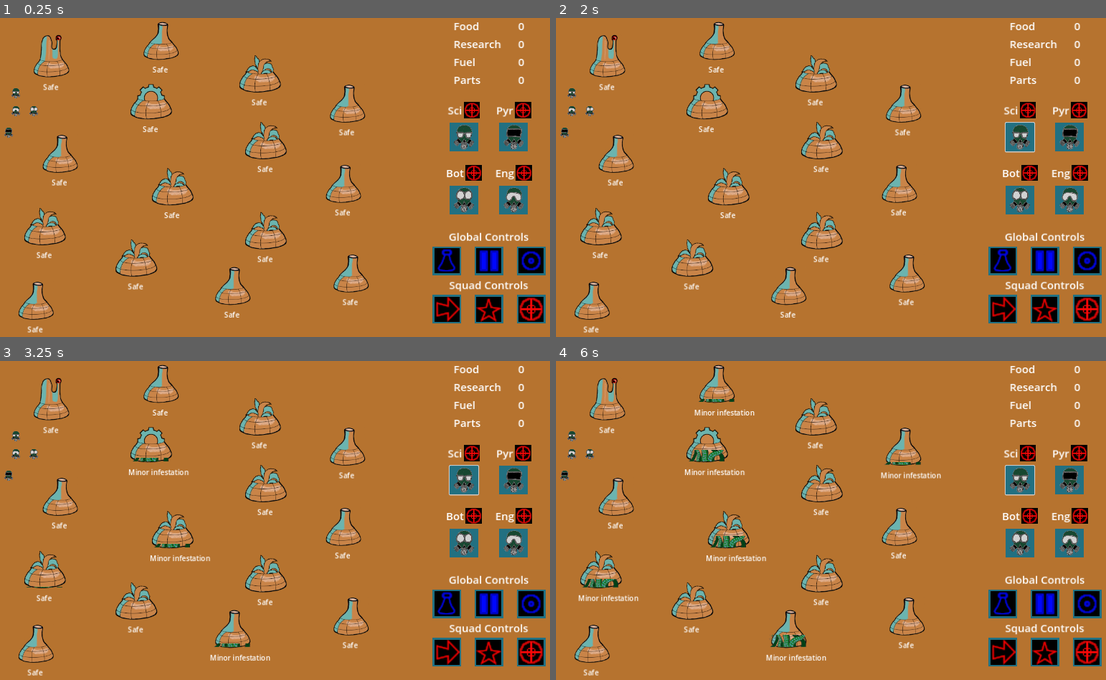
Above: before the commit, frames 1-4 (two rows, left to right).
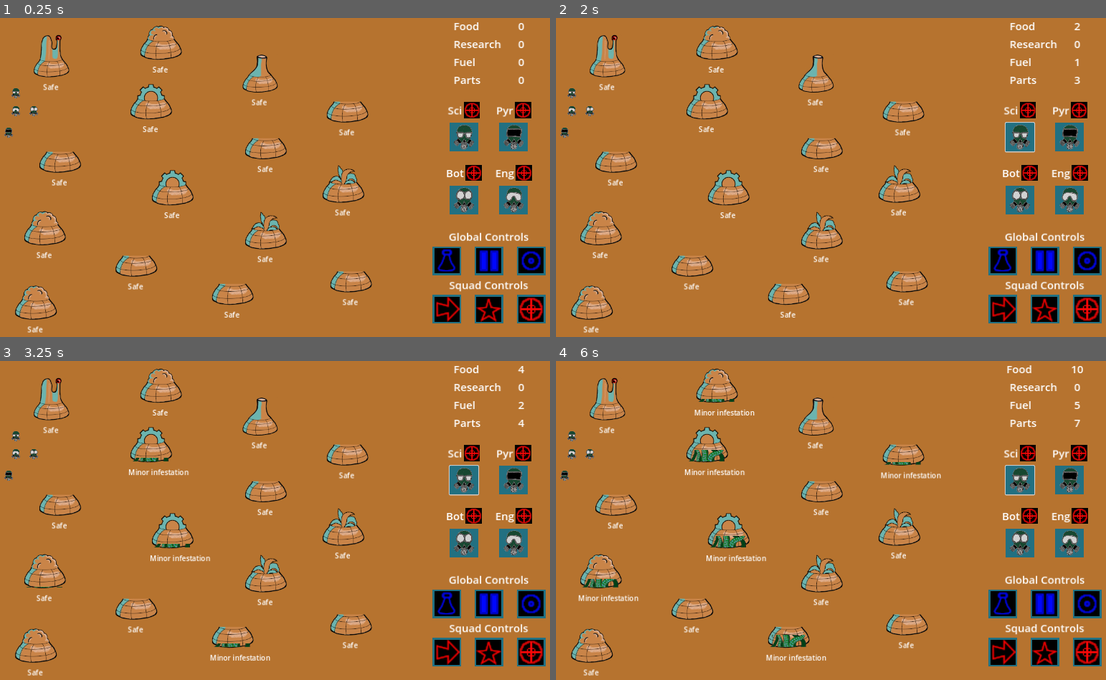
Above: after the commit, the same moments.

Repository: Aveli-games/contra-tentacula
Game: Godot game, scene res://main.tscn
Two runs of this game, one before a commit and one after it. Both use one fixed random seed, a clock stepped at 60 frames per second and the inputs below.
Inputs (mouse positions are in pixels of both pictures, inside the frame that each line leads up to):
- Up to frame 1 (0.25 s): no input
- Up to frame 2 (2 s): click (1018, 136) at 0.52 s; click (1018, 136) at 1.27 s
- Up to frame 3 (3.25 s): click (462, 479) at 2.02 s; tap Enter at 2.75 s; move the mouse to (16, 437) at 2.77 s; click (16, 437) at 2.92 s
- Up to frame 4 (6 s): tap Space at 3.5 s; move the mouse to (567, 475) at 3.52 s; click (567, 475) at 3.67 s; tap Enter at 4.25 s; move the mouse to (589, 453) at 4.27 s; click (589, 453) at 4.42 s; move the mouse to (572, 453) at 5.02 s; click (572, 453) at 5.17 s; move the mouse to (1001, 571) at 5.77 s; click (1001, 571) at 5.92 s

The runs differ from the first frame. In frame 1, 3.9% of the frame differs, in the area x 2-68%, y 1-95%; in frame 2, 4.0%; in frame 3, 4.0%; in frame 4, 4.0%, in the area x 2-96%, y 1-95%.

Commit message:
Domes generating resources first pass
Globals now has function for changing resource amount

Domes generate resource type once per second when no infestation present

Assign random dome type with limits on main game board

Resource display automatically updates when globals reports change to resource

Diff:
--- a/autoloads/Globals.gd
+++ b/autoloads/Globals.gd
@@ -1,4 +1,6 @@
 extends Node
+
+signal resource_updated
 
 enum InfestationType {NONE, AIR, WATER, GROUND}
 enum ResourceType {NONE, FOOD, FUEL, PARTS, RESEARCH}
@@ -6,8 +8,12 @@
 var base_infestation_rate = .1
 
 var resources = {
-	"food": 0,
-	"fuel": 0,
-	"parts": 0,
-	"research": 0
+	ResourceType.FOOD: 0,
+	ResourceType.FUEL: 0,
+	ResourceType.PARTS: 0,
+	ResourceType.RESEARCH: 0
 }
+
+func add_resource(type: ResourceType, change: int):
+	resources[type] += change
+	resource_updated.emit(type)
--- a/dome.gd
+++ b/dome.gd
@@ -10,7 +10,7 @@
 var infestation_type: Globals.InfestationType = Globals.InfestationType.NONE
 var infestation_rate: float = 0.0
 var infestation_modifier: float = 0.0
-var resource_type: Globals.ResourceType = Globals.ResourceType.NONE
+@export var resource_type: Globals.ResourceType = Globals.ResourceType.NONE
 var is_hidden: bool = false
 var connections: Dictionary = {}
 
@@ -32,6 +32,9 @@
 			infestation_rate = 0.0
 		if randf() < .1 && infestation_rate == 0: # Temp, infestation should be initiated by main eventually
 				infestation_rate += .1
+				$ResourceGenerationTimer.stop()
+		else:
+			$ResourceGenerationTimer.start(1)
 	elif infestation_percentage <= .50:
 		if infestation_stage != InfestationStage.MINOR:
 			infestation_stage = InfestationStage.MINOR
@@ -66,6 +69,22 @@
 func set_sprite(path: String):
 	$Building/BuildingSprite.texture = load(path)
 
+func generate_resource():
+	if resource_type && resource_type != Globals.ResourceType.NONE:
+		Globals.add_resource(resource_type, 1)
+
+func set_resource_type(type: Globals.ResourceType):
+	resource_type = type
+	match resource_type:
+		Globals.ResourceType.FOOD:
+			set_sprite("res://art/dome_sprites/Dome_food_96.png")
+		Globals.ResourceType.RESEARCH:
+			set_sprite("res://art/dome_sprites/Dome_fuel_96.png")
+		Globals.ResourceType.PARTS:
+			set_sprite("res://art/dome_sprites/Dome_parts_96.png")
+		Globals.ResourceType.FUEL:
+			set_sprite("res://art/dome_sprites/Dome_science_96.png")
+
 # Only called when becomes fully infested
 func _on_fully_infested():
 	$DomeLostCountdownTimer.start(INFESTATION_COUNTDOWN)
@@ -75,3 +94,7 @@
 	infestation_stage = InfestationStage.LOST
 	$DomeStatus.text = "Lost"
 	$Building/BuildingSprite.modulate = Color.DIM_GRAY
+
+func _on_resource_generation_timer_timeout():
+	if resource_type != Globals.ResourceType.RESEARCH:
+		generate_resource()
--- a/dome.tscn
+++ b/dome.tscn
@@ -7,6 +7,8 @@
 [node name="Dome" type="Area2D"]
 position = Vector2(544, 312)
 script = ExtResource("1_n1lt3")
+
+[node name="ResourceGenerationTimer" type="Timer" parent="."]
 
 [node name="DomeStatus" type="Label" parent="."]
 offset_left = -51.0
@@ -44,5 +46,6 @@
 polygon = PackedVector2Array(32, -0.5, 44, 13.6, 44, 15.8, 48, 23.8, 48, 36, 46.5, 36, 44.5, 39, 42.4, 39, 37.4, 43, 34 …(268 unchanged characters)…
 
 [connection signal="fully_infested" from="." to="." method="_on_fully_infested"]
+[connection signal="timeout" from="ResourceGenerationTimer" to="." method="_on_resource_generation_timer_timeout"]
 [connection signal="timeout" from="InfestationCheckTimer" to="." method="_on_infestation_check_timer_timeout"]
 [connection signal="timeout" from="DomeLostCountdownTimer" to="." method="_on_dome_lost_countdown_timer_timeout"]
--- a/main.gd
+++ b/main.gd
@@ -1,6 +1,13 @@
 extends Node
 
 var selected_squad
+var dome_limits = {
+	Globals.ResourceType.NONE: 0,
+	Globals.ResourceType.FOOD: 6,
+	Globals.ResourceType.FUEL: 3,
+	Globals.ResourceType.PARTS: 3,
+	Globals.ResourceType.RESEARCH: 3
+}
 
 func _ready():
 	for child in $Squads.get_children():
@@ -14,15 +21,10 @@
 
 	# TODO: Replace this sample with proper dome randomzing
 	for child in $Domes.get_children():
-		match randi_range(0, 3):
-			0:
-				child.set_sprite("res://art/dome_sprites/Dome_food_96.png")
-			1:
-				child.set_sprite("res://art/dome_sprites/Dome_fuel_96.png")
-			2:
-				child.set_sprite("res://art/dome_sprites/Dome_parts_96.png")
-			3:
-				child.set_sprite("res://art/dome_sprites/Dome_science_96.png")
+		var randome = randi_range(0, Globals.ResourceType.size() - 1)
+		if dome_limits[randome] != 0:
+			child.set_resource_type(randome)
+			dome_limits[randome] -= 1
 
 	$Domes/Dome.set_sprite("res://art/dome_sprites/Dome_hq_96.png")
 
--- a/resource_info_display.gd
+++ b/resource_info_display.gd
@@ -1,7 +1,16 @@
 extends HBoxContainer
+
+@export var resource_type: Globals.ResourceType
+
+func _ready():
+	Globals.resource_updated.connect(_on_resource_updated)
 
 func set_text(text: String):
 	$ResourceName.text = text
 
 func set_amount(num: int):
 	$ResourceAmount.text = str(num)
+
+func _on_resource_updated(type: Globals.ResourceType):
+	if resource_type && resource_type == type:
+		$ResourceAmount.text = str(Globals.resources[type])
--- a/ui.gd
+++ b/ui.gd
@@ -10,13 +10,13 @@
 func _ready():
 	# Set up resource display
 	$RightSidebar/ResourceDisplay/FoodInfo.set_text("Food")
-	$RightSidebar/ResourceDisplay/FoodInfo.set_amount(Globals.resources["food"])
+	$RightSidebar/ResourceDisplay/FoodInfo.set_amount(Globals.resources[Globals.ResourceType.FOOD])
 	$RightSidebar/ResourceDisplay/ResearchInfo.set_text("Research")
-	$RightSidebar/ResourceDisplay/ResearchInfo.set_amount(Globals.resources["research"])
+	$RightSidebar/ResourceDisplay/ResearchInfo.set_amount(Globals.resources[Globals.ResourceType.RESEARCH])
 	$RightSidebar/ResourceDisplay/FuelInfo.set_text("Fuel")
-	$RightSidebar/ResourceDisplay/FuelInfo.set_amount(Globals.resources["fuel"])
+	$RightSidebar/ResourceDisplay/FuelInfo.set_amount(Globals.resources[Globals.ResourceType.FUEL])
 	$RightSidebar/ResourceDisplay/PartsInfo.set_text("Parts")
-	$RightSidebar/ResourceDisplay/PartsInfo.set_amount(Globals.resources["parts"])
+	$RightSidebar/ResourceDisplay/PartsInfo.set_amount(Globals.resources[Globals.ResourceType.PARTS])
 
 	# Set up squad display
 	$RightSidebar/SquadDisplay/Scientists.set_text("Sci")
--- a/ui.tscn
+++ b/ui.tscn
@@ -23,15 +23,19 @@
 
 [node name="FoodInfo" parent="RightSidebar/ResourceDisplay" instance=ExtResource("1_xef0o")]
 layout_mode = 2
+resource_type = 1
 
 [node name="ResearchInfo" parent="RightSidebar/ResourceDisplay" instance=ExtResource("1_xef0o")]
 layout_mode = 2
+resource_type = 4
 
 [node name="FuelInfo" parent="RightSidebar/ResourceDisplay" instance=ExtResource("1_xef0o")]
 layout_mode = 2
+resource_type = 2
 
 [node name="PartsInfo" parent="RightSidebar/ResourceDisplay" instance=ExtResource("1_xef0o")]
 layout_mode = 2
+resource_type = 3
 
 [node name="SquadDisplay" type="GridContainer" parent="RightSidebar"]
 layout_mode = 2
